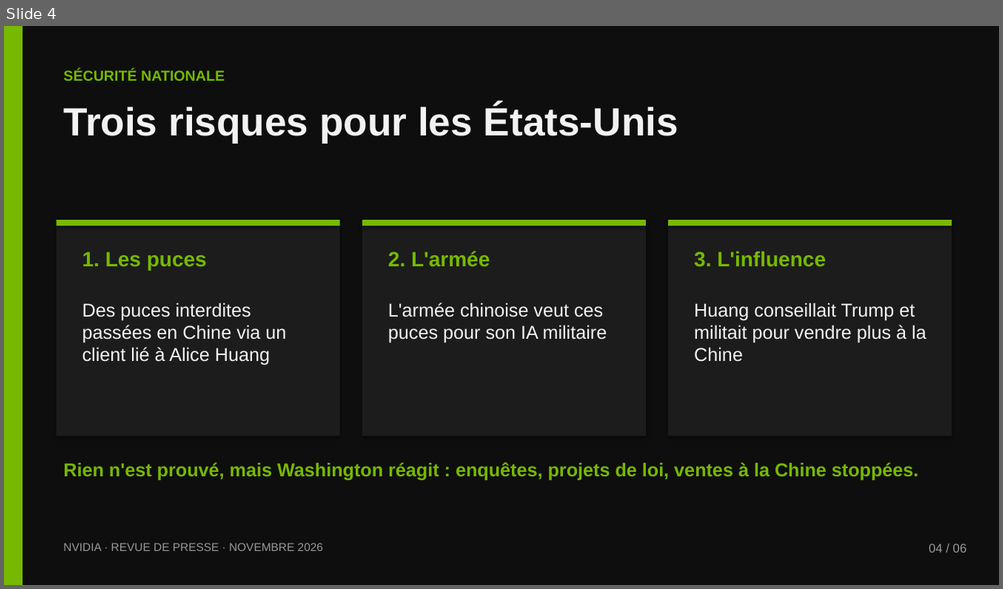
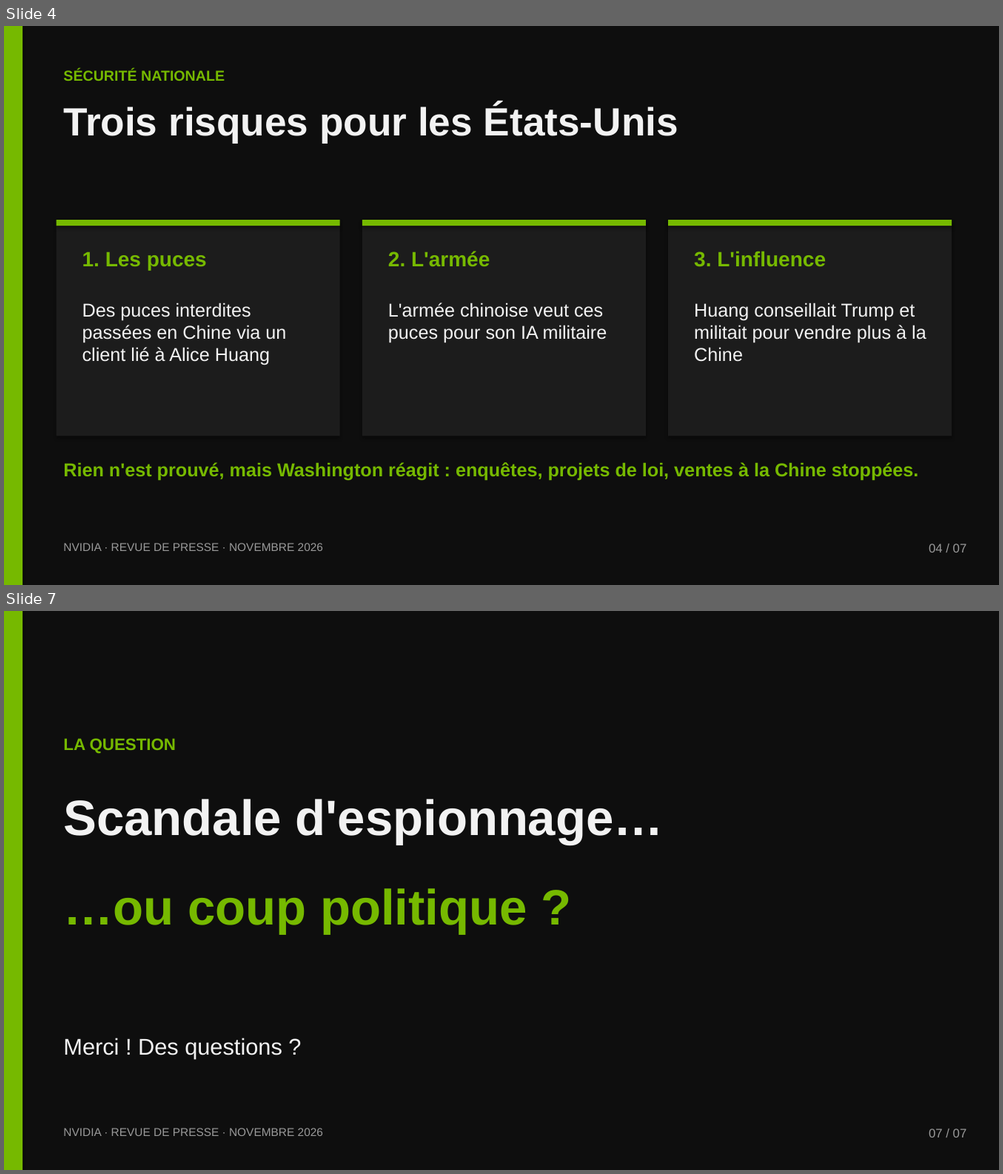
Before and after one commit to dehamnaadam-hue/Encole, a slide deck: nvidia/Nvidia-revue-de-presse.pptx. Shown one above the other, each under a label of ours: slide 4 before the commit, slides 4 and 7 after it; the slides between them are not shown. The pictures are 1003x589 and 1003x1174 pixels, drawn with LibreOffice and Linux fonts; fonts in the diff are those of the drawing. Boxes give left, top, right and bottom in pixels: in the first picture for what was removed or moved away, otherwise in the second. Text is boxed around its words. In the diff, an @@ line names an element or a change of style, - is before the commit and + after.

```diff
--- a/nvidia/Nvidia-revue-de-presse.pptx
+++ b/nvidia/Nvidia-revue-de-presse.pptx
@@ slide 7 added at [4,611,999,1170], background #0E0E0E @@
@@ rectangle added at [4,611,22,1170], fill #76B900 @@
@@ text added at [63,738,176,754], 16 pt, text #76B900, bold @@
+LA QUESTION
@@ text added at [63,799,663,845], 48 pt, text #F2F2F2, bold @@
+Scandale d'espionnage…
@@ text added at [63,889,527,934], 48 pt, text #76B900, bold @@
+…ou coup politique ?
@@ text added at [63,1038,282,1059], 22 pt, text #F2F2F2 @@
+Merci ! Des questions ?
@@ text added at [63,1128,323,1136], 11 pt, text #9A9A9A @@
+NVIDIA · REVUE DE PRESSE · NOVEMBRE 2026
@@ text added at [928,1129,967,1138], 12 pt, text #9A9A9A @@
+07 / 07
@@ slide 4 changed as well @@
@@ text at [928,544,967,553]: text changed @@
-04 / 06
+04 / 07
```
Also in this commit, not shown: 4 other slides changed, 1 other slide added, 1 slide removed, 1 other file.
